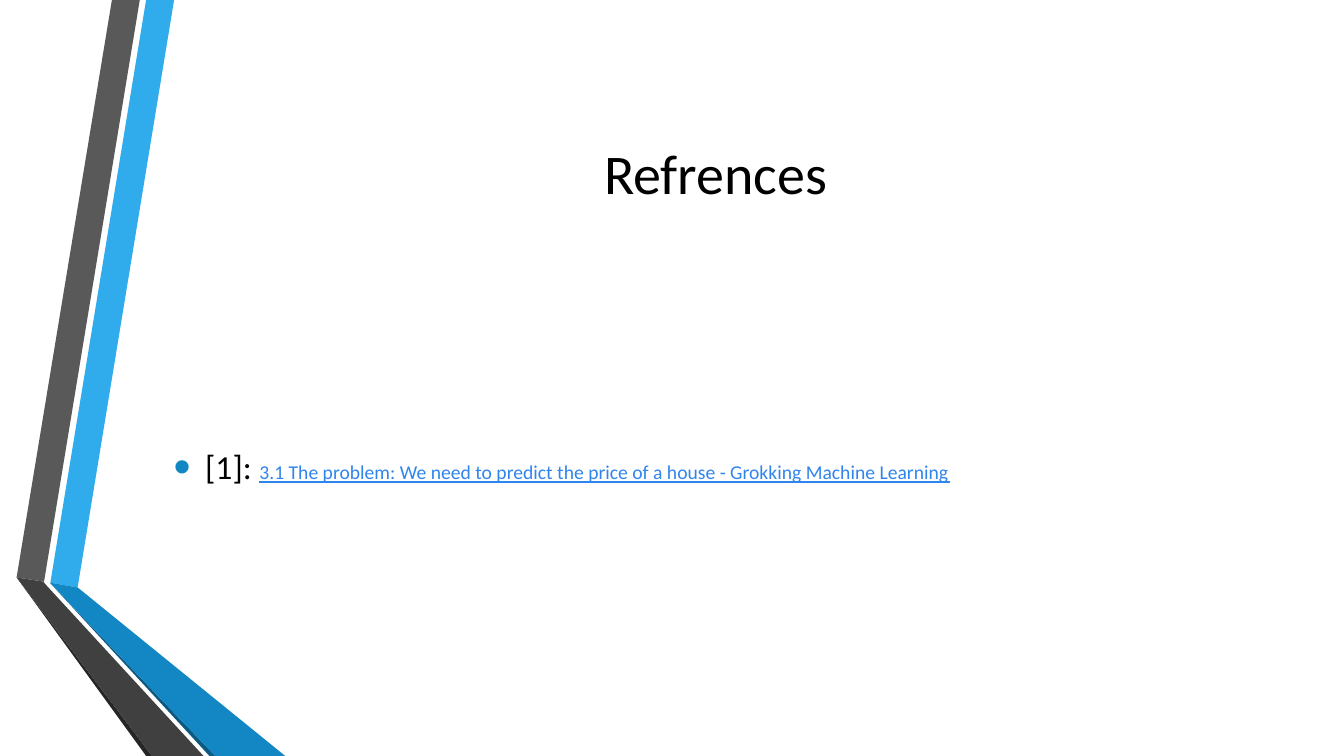
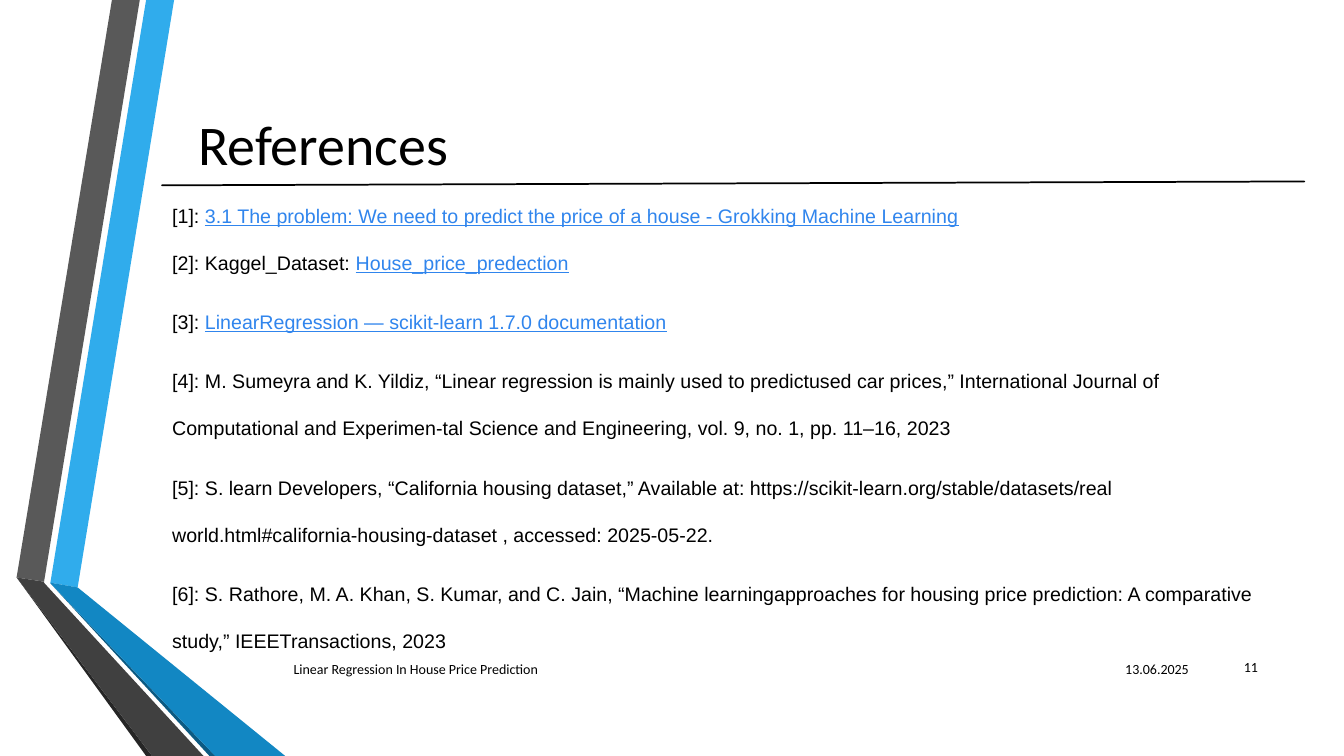
Before and after one commit to MoAbdoHSHL/Machine-Learning-model, a slide deck: slide 11 of LinearRegression_Abdo.pptx (slide 8 before the commit). Drawn at 1344x756 pixels with LibreOffice and Linux fonts; fonts in the diff are those of the drawing. Boxes give left, top, right and bottom in pixels: in the first picture for what was removed or moved away, otherwise in the second. Text is boxed around its words. In the diff, an @@ line names an element or a change of style, - is before the commit and + after.

```diff
--- a/LinearRegression_Abdo.pptx
+++ b/LinearRegression_Abdo.pptx
@@ text added at (x1=199, y1=126, x2=449, y2=166), 40 pt, text #000000 @@
+References
@@ title removed at (x1=604, y1=155, x2=827, y2=195) @@
-Refrences
@@ line added from (162, 186) to (1305, 181), #000000 1.25 pt @@
@@ text at (x1=172, y1=208, x2=1252, y2=652): text changed; font Calibri to Arial; text colour #3085ED to #000000 @@
-• [1]: 3.1 The problem: We need to predict the price of a house - Grokking Machine Learning
+[1]: 3.1 The problem: We need to predict the price of a house - Grokking Machine Learning
+[2]: Kaggel_Dataset: House_price_predection
+[3]: LinearRegression — scikit-learn 1.7.0 documentation
+[4]: M. Sumeyra and K. Yildiz, “Linear regression is mainly used to predictused car prices,” International Journal of Computational and Experimen-tal Science and Engineering, vol. 9, no. 1, pp. 11–16, 2023
+[5]: S. learn Developers, “California housing dataset,” Available at: https://scikit-learn.org/stable/datasets/real world.html#california-housing-dataset , accessed: 2025-05-22.
+[6]: S. Rathore, M. A. Khan, S. Kumar, and C. Jain, “Machine learningapproaches for housing price prediction: A comparative study,” IEEETransactions, 2023
@@ text added at (x1=294, y1=664, x2=538, y2=677), 10 pt, text #000000 @@
+Linear Regression In House Price Prediction
@@ text added at (x1=1125, y1=664, x2=1189, y2=674), 10 pt, text #000000 @@
+13.06.2025
@@ page number added at (x1=1244, y1=663, x2=1258, y2=672), 10 pt, text #000000 @@
+11
```
Also in this commit, not shown: 5 other slides changed, 4 slides added, 1 slide removed, 4 other files.
